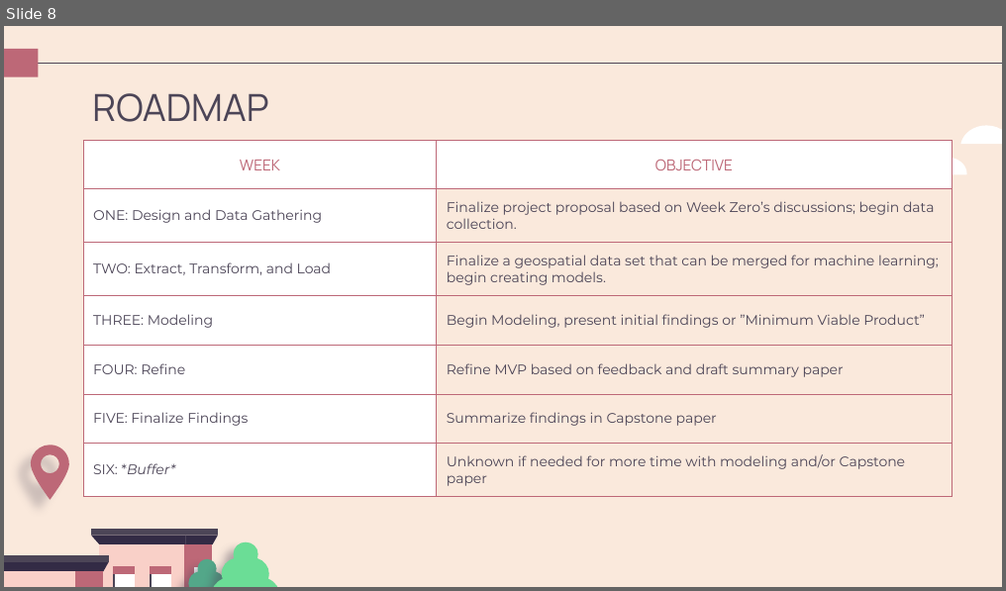
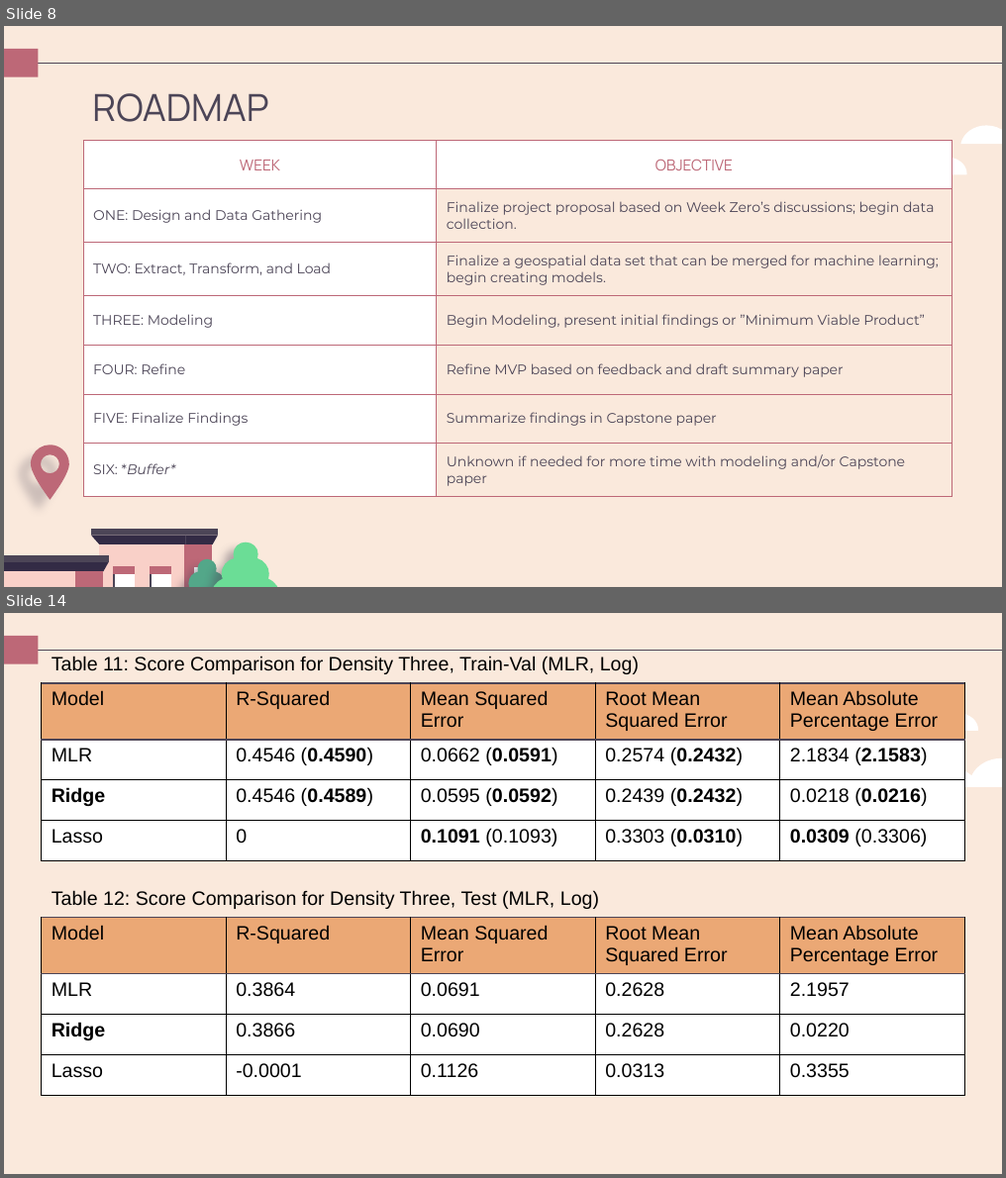
Before and after one commit to dimmediato/Haystacks_Capstone, a slide deck: Haystacks_Project.pptx. Shown one above the other, each under a label of ours: slide 8 before the commit, slides 8 and 14 after it; the slides between them are not shown. The pictures are 1006x591 and 1006x1178 pixels, drawn with LibreOffice and Linux fonts; fonts in the diff are those of the drawing. Boxes give left, top, right and bottom in pixels: in the first picture for what was removed or moved away, otherwise in the second. Text is boxed around its words. In the diff, an @@ line names an element or a change of style, - is before the commit and + after.

Commit message:
Added Overpass three miles, also fixed test and train-val scores to be more aligned

```diff
--- a/Haystacks_Project.pptx
+++ b/Haystacks_Project.pptx
@@ slide 14 added at <box>4,613,1002,1174</box>, background #FAE9DC; not listed: 2 template elements that a slide beside it also shows @@
@@ table added at <box>41,627,964,861</box>, 5 rows, 5 columns @@
+Table 11: Score Comparison for Density Three, Train-Val (MLR, Log) |  |  |  | 
+Model | R-Squared | Mean Squared Error | Root Mean Squared Error | Mean Absolute Percentage Error
+MLR | 0.4546 (0.4590) | 0.0662 (0.0591) | 0.2574 (0.2432) | 2.1834 (2.1583)
+Ridge | 0.4546 (0.4589) | 0.0595 (0.0592) | 0.2439 (0.2432) | 0.0218 (0.0216)
+Lasso | 0 | 0.1091 (0.1093) | 0.3303 (0.0310) | 0.0309 (0.3306)
@@ freeform shape added at <box>912,713,978,731</box>, fill #FFFFFF @@
@@ freeform shape added at <box>927,759,1002,787</box>, fill #FFFFFF @@
@@ table added at <box>41,861,964,1096</box>, 5 rows, 5 columns @@
+Table 12: Score Comparison for Density Three, Test (MLR, Log) |  |  |  | 
+Model | R-Squared | Mean Squared Error | Root Mean Squared Error | Mean Absolute Percentage Error
+MLR | 0.3864 | 0.0691 | 0.2628 | 2.1957
+Ridge | 0.3866 | 0.0690 | 0.2628 | 0.0220
+Lasso | -0.0001 | 0.1126 | 0.0313 | 0.3355
```
Also in this commit, not shown: 9 slides changed, 7 other slides added, 6 slides removed, 8 other files.
